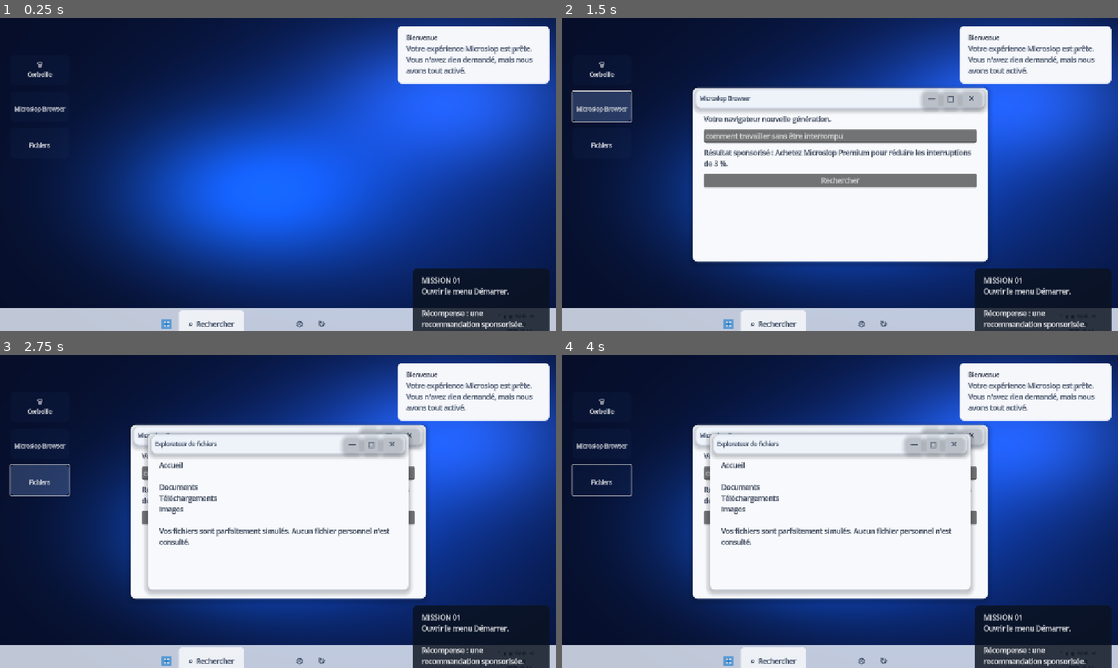
Above: before the commit, frames 1-4 (two rows, left to right).
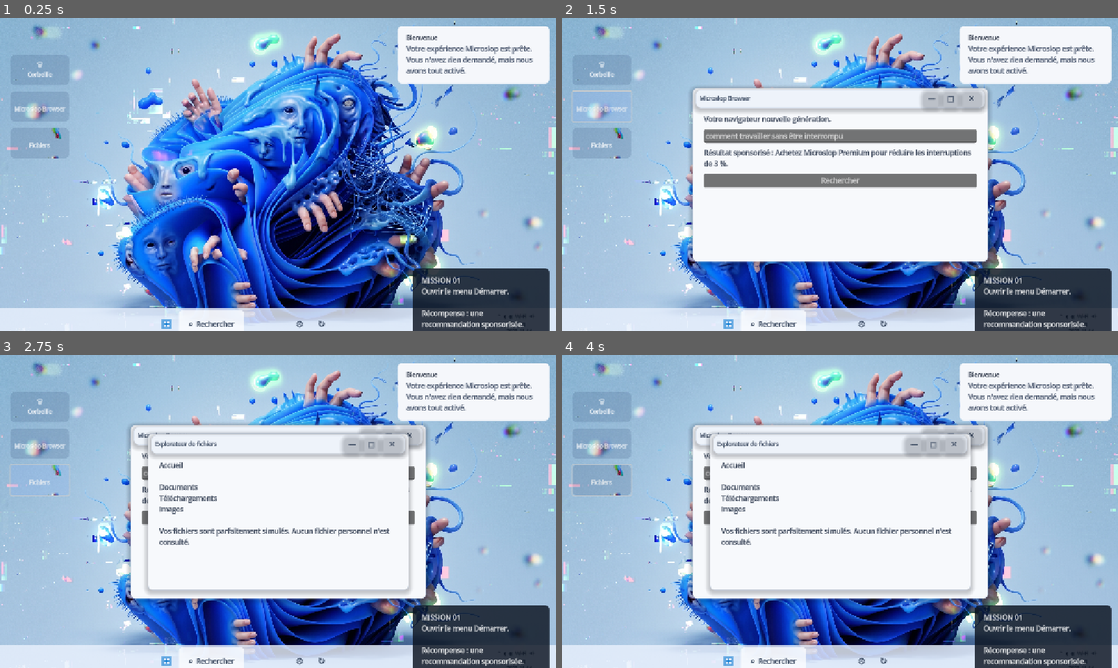
Above: after the commit, the same moments.

Repository: Likounsee/Microslop-Experience
Game: Godot game, scene res://scenes/desktop.tscn
Two runs of this game, one before a commit and one after it. Both use one fixed random seed, a clock stepped at 60 frames per second and the inputs below.
Inputs:
- Up to frame 1 (0.25 s): no input
- Up to frame 2 (1.5 s): click "🗑 Corbeille" at 0.5 s; click "🌐 Microslop Browser" at 1.25 s
- Up to frame 3 (2.75 s): click "📁 Fichiers" at 2 s
- Up to frame 4 (4 s): click "—" at 2.75 s; click "□" at 3.5 s

The runs differ from the first frame. In frame 1, 87% of the frame differs, in the area x 0-100%, y 0-100%; in frame 2, 59%; in frame 3, 59%; in frame 4, 59%.

Commit message:
Use supplied wallpaper image on the desktop

Diff:
--- a/scripts/desktop.gd
+++ b/scripts/desktop.gd
@@ -25,26 +25,14 @@
 	_update_mission()
 
 func _build_desktop() -> void:
-	# Procedural blue bloom wallpaper inspired by the Windows 11 default aesthetic.
-	var wallpaper := ColorRect.new()
+	# Use the wallpaper supplied in the repository instead of a generated placeholder.
+	var wallpaper := TextureRect.new()
+	wallpaper.name = "DesktopWallpaper"
 	wallpaper.set_anchors_and_offsets_preset(Control.PRESET_FULL_RECT)
+	wallpaper.expand_mode = TextureRect.EXPAND_IGNORE_SIZE
+	wallpaper.stretch_mode = TextureRect.STRETCH_KEEP_ASPECT_COVERED
 	wallpaper.mouse_filter = Control.MOUSE_FILTER_IGNORE
-	var wallpaper_shader := Shader.new()
-	wallpaper_shader.code = """
-shader_type canvas_item;
-void fragment() {
-	vec2 uv = UV;
-	vec3 base = vec3(0.025, 0.055, 0.16);
-	float bloom_a = exp(-((uv.x - 0.72) * (uv.x - 0.72) * 7.0 + (uv.y - 0.48) * (uv.y - 0.48) * 4.0));
-	float bloom_b = exp(-((uv.x - 0.45) * (uv.x - 0.45) * 18.0 + (uv.y - 0.56) * (uv.y - 0.56) * 18.0));
-	float bloom_c = exp(-((uv.x - 0.82) * (uv.x - 0.82) * 20.0 + (uv.y - 0.25) * (uv.y - 0.25) * 22.0));
-	vec3 color = base + vec3(0.02, 0.12, 0.35) * bloom_a + vec3(0.05, 0.28, 0.68) * bloom_b + vec3(0.1, 0.24, 0.55) * bloom_c;
-	COLOR = vec4(color, 1.0);
-}
-"""
-	var wallpaper_material := ShaderMaterial.new()
-	wallpaper_material.shader = wallpaper_shader
-	wallpaper.material = wallpaper_material
+	wallpaper.texture = load("res://assets/wallpaper.jpg") as Texture2D
 	add_child(wallpaper)
 
 	var desktop_icons := VBoxContainer.new()
